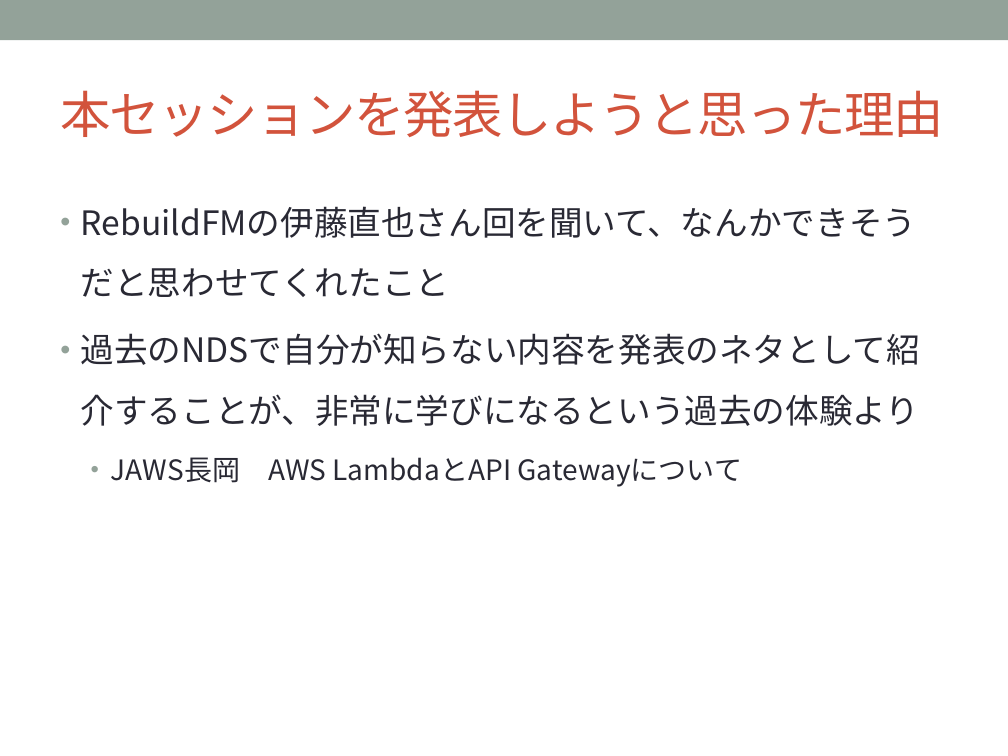
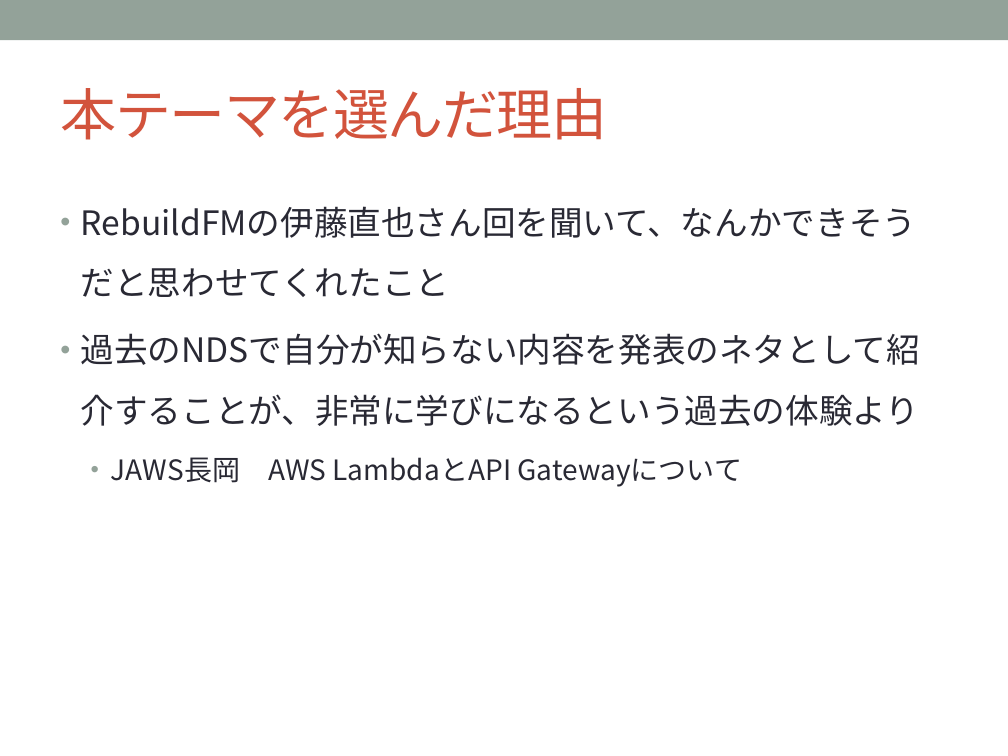
Before and after one commit to sakapun/nds51, a slide deck: slide 5 of 入門系の本を一冊も読まず.pptx. Drawn at 1008x756 pixels with LibreOffice and Linux fonts; fonts in the diff are those of the drawing. Boxes give left, top, right and bottom in pixels: in the first picture for what was removed or moved away, otherwise in the second. Text is boxed around its words. In the diff, an @@ line names an element or a change of style, - is before the commit and + after.

Commit message:
発表に即して資料の修正

```diff
--- a/入門系の本を一冊も読まず.pptx
+++ b/入門系の本を一冊も読まず.pptx
@@ title at (x1=60, y1=88, x2=607, y2=140): text changed; size 36 to 40 pt @@
-本セッションを発表しようと思った理由
+本テーマを選んだ理由
```
Also in this commit, not shown: 6 other slides changed, 7 slides added, 1 other file.
